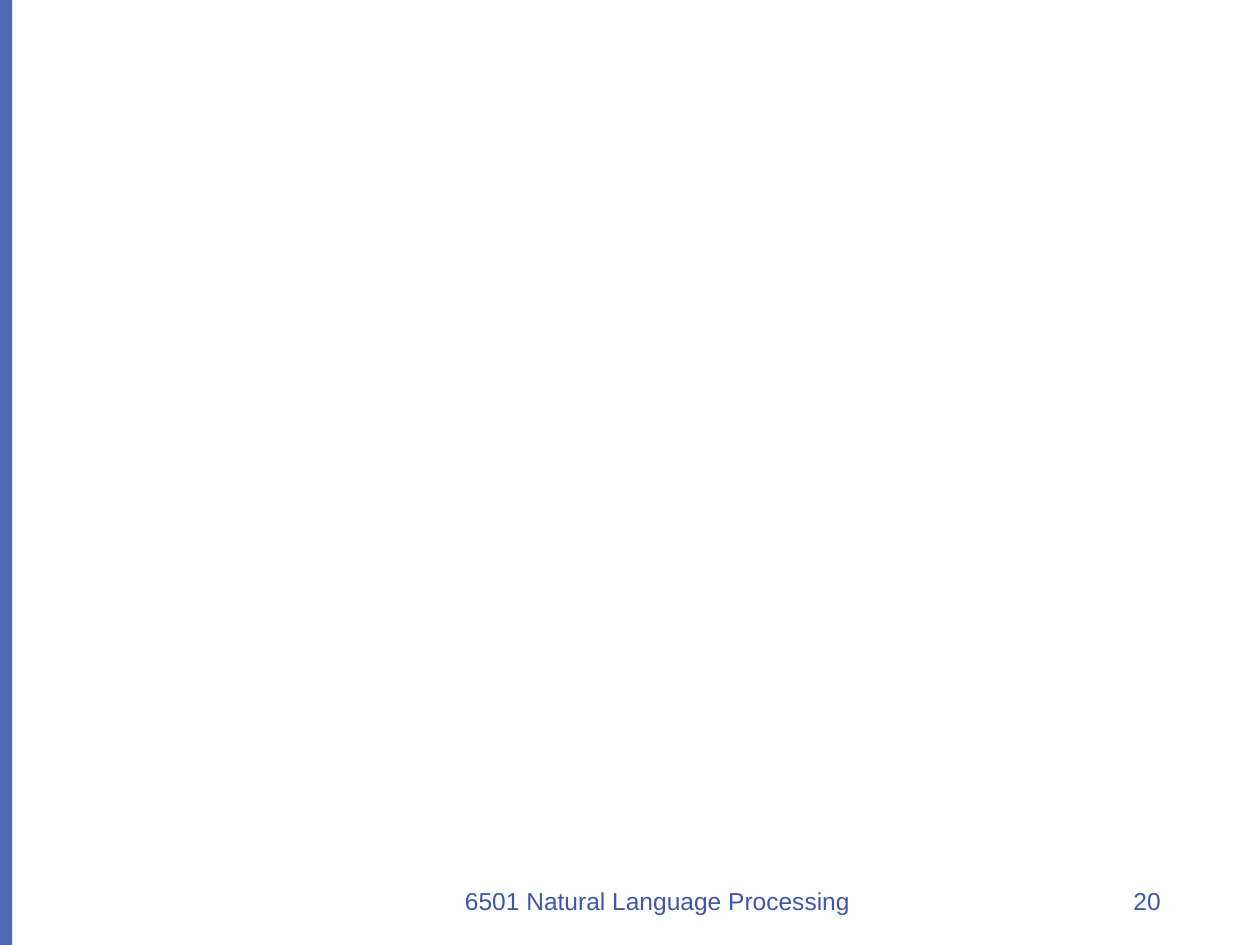
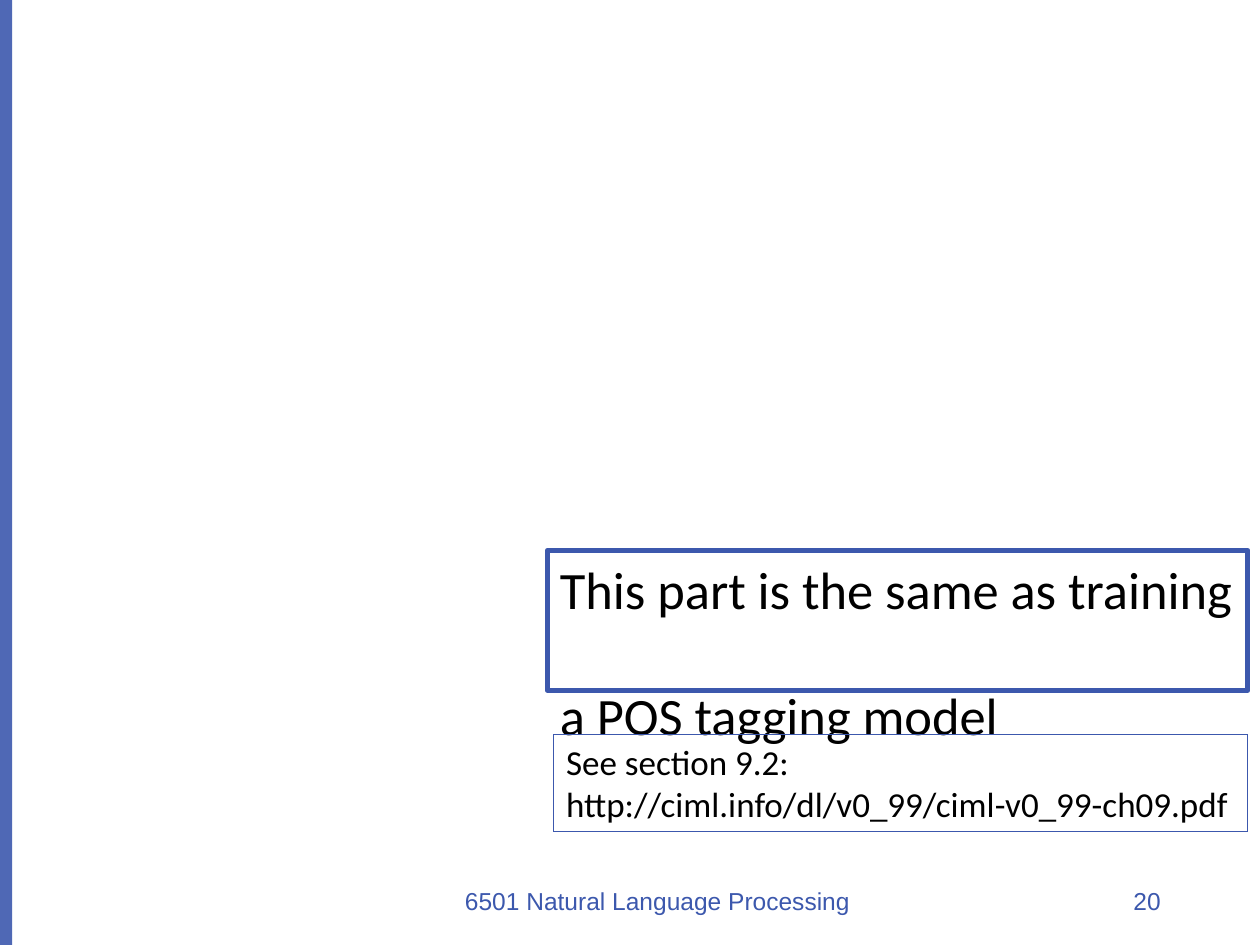
Before and after one commit to uclanlp/CS269-17, a slide deck: slide 20 of slides/CS269-06.pptx. Drawn at 1260x945 pixels with LibreOffice and Linux fonts; fonts in the diff are those of the drawing; grey boxes stand for pictures; background and template pictures are left out. Boxes give left, top, right and bottom in pixels: in the first picture for what was removed or moved away, otherwise in the second. Text is boxed around its words. In the diff, an @@ line names an element or a change of style, - is before the commit and + after.

```diff
--- a/slides/CS269-06.pptx
+++ b/slides/CS269-06.pptx
@@ rectangle added at bbox=[548, 551, 1249, 690], outline #3C58AD 3 pt, 30 pt, text #000000 @@
+This part is the same as training
+a POS tagging model
@@ rectangle added at bbox=[553, 735, 1247, 832], outline #3C58AD 0.75 pt, 20 pt, text #000000 @@
+See section 9.2:
+http://ciml.info/dl/v0_99/ciml-v0_99-ch09.pdf
```
Also in this commit, not shown: 1 other slide changed, 1 slide removed, 1 other file.
